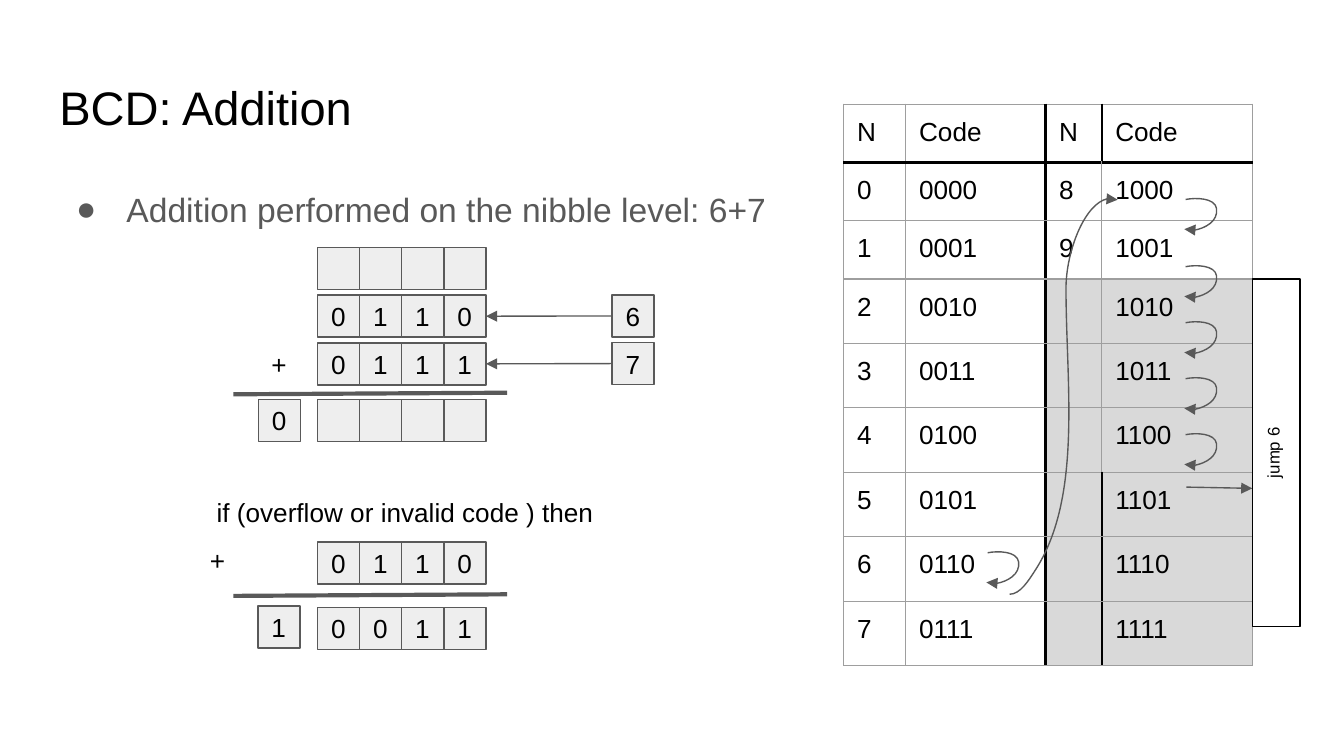
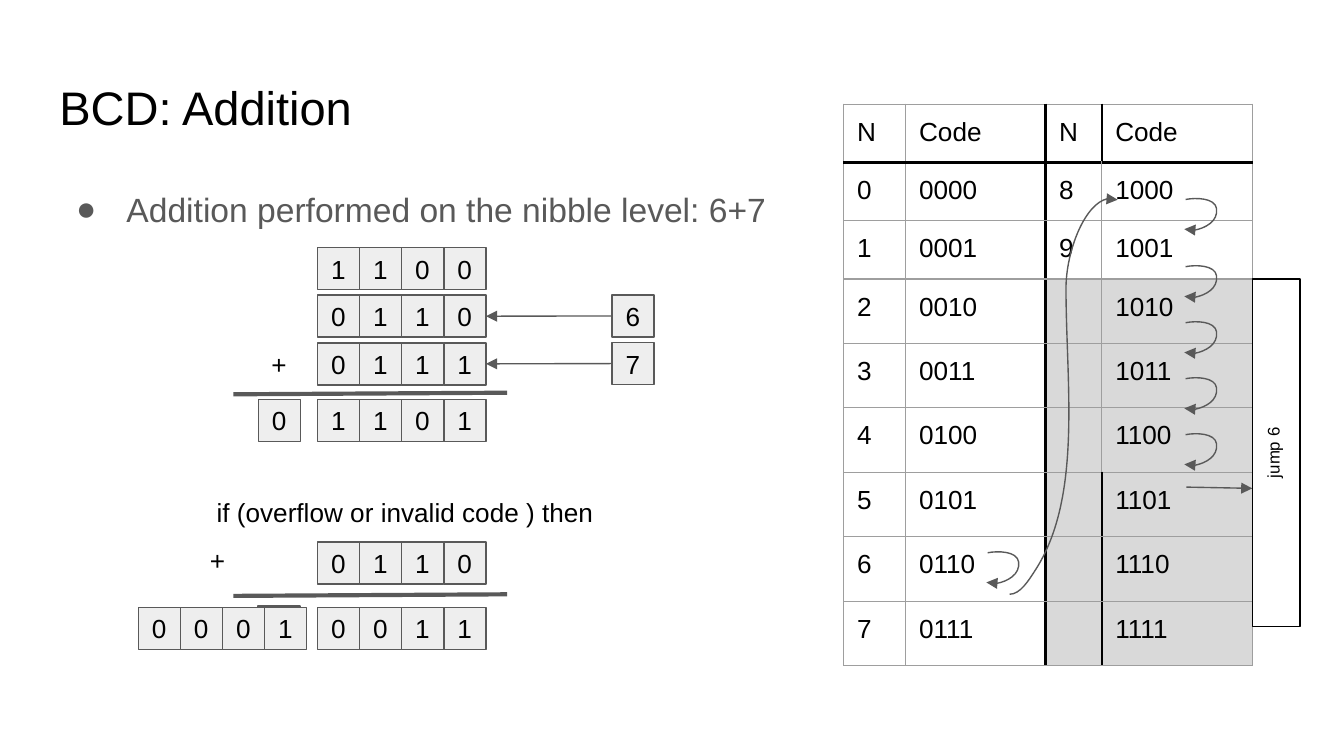
Before and after one commit to COMP122/comp122-s22, a slide deck: slide 10 of format_encodings/documents/Introduction to Encodings.pptx (slide 11 before the commit). Drawn at 1344x756 pixels with LibreOffice and Linux fonts; fonts in the diff are those of the drawing. Boxes give left, top, right and bottom in pixels: in the first picture for what was removed or moved away, otherwise in the second. Text is boxed around its words. In the diff, an @@ line names an element or a change of style, - is before the commit and + after.

```diff
--- a/format_encodings/documents/Introduction to Encodings.pptx
+++ b/format_encodings/documents/Introduction to Encodings.pptx
@@ text in rectangle at [331, 261, 346, 279]: text added @@
+1
@@ text in rectangle at [373, 261, 388, 279]: text added @@
+1
@@ text in rectangle at [415, 260, 430, 280]: text added @@
+0
@@ text in rectangle at [457, 260, 472, 280]: text added @@
+0
@@ text in rectangle at [331, 412, 346, 430]: text added @@
+1
@@ text in rectangle at [373, 412, 388, 430]: text added @@
+1
@@ text in rectangle at [415, 411, 430, 431]: text added @@
+0
@@ text in rectangle at [457, 412, 472, 430]: text added @@
+1
@@ group added at [138, 607, 306, 649]: 4 rectangles @@
+0
+0
+0
+1
```
Also in this commit, not shown: 11 other slides changed, 1 slide removed, 4 other files.
